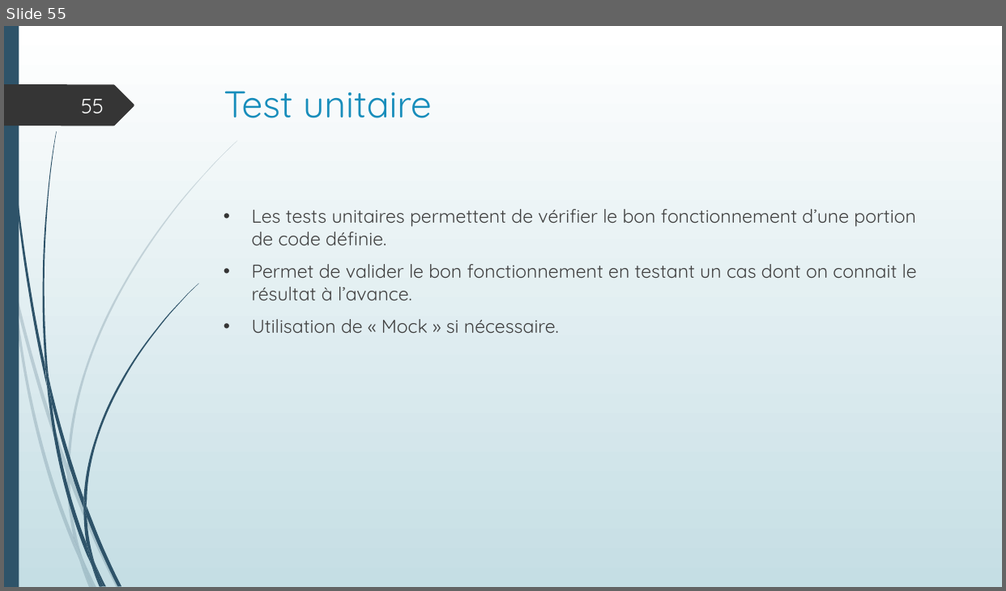
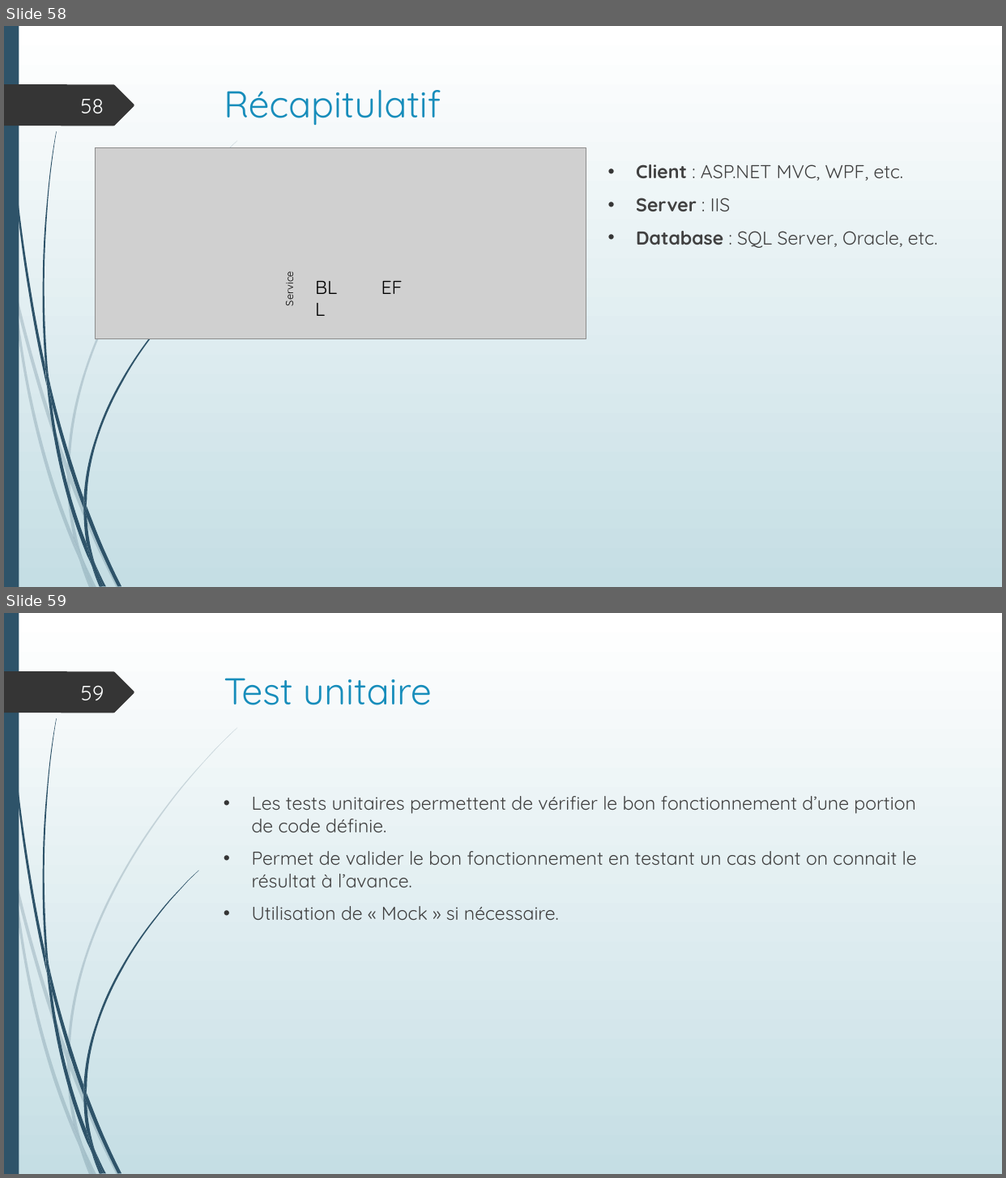
Before and after one commit to AdrienVacataireIUT/Cours, a slide deck: Cours 1er jalon.pptx. Shown one above the other, each under a label of ours: slide 55 before the commit, slides 58 and 59 after it. The pictures are 1006x591 and 1006x1178 pixels, drawn with LibreOffice and Linux fonts; fonts in the diff are those of the drawing; grey boxes stand for pictures. Boxes give left, top, right and bottom in pixels: in the first picture for what was removed or moved away, otherwise in the second. Text is boxed around its words. In the diff, an @@ line names an element or a change of style, - is before the commit and + after.

```diff
--- a/Cours 1er jalon.pptx
+++ b/Cours 1er jalon.pptx
@@ slide 58 added at [4, 26, 1002, 587], background gradient #FFFFFF to #C5DEE5; not listed: 24 template elements that a slide beside it also shows @@
@@ title added at [224, 90, 441, 125], 36 pt, text #178DBB @@
+Récapitulatif
@@ page number added at [81, 99, 104, 113], 20 pt, text #FEFFFF @@
+58
@@ picture added at [96, 148, 586, 339] @@
@@ text added at [636, 165, 938, 248], 18 pt, text #404040 @@
+• Client : ASP.NET MVC, WPF, etc.
+• Server : IIS
+• Database : SQL Server, Oracle, etc.
@@ text added at [281, 275, 296, 305], 10 pt, text #000000 @@
+Service
@@ text added at [308, 271, 354, 301], 18 pt, text #000000 @@
+BLL
@@ text added at [381, 281, 403, 294], 18 pt, text #000000 @@
+EF
@@ what was slide 55 is now slide 59 @@
@@ page number at [81, 685, 104, 700]: text changed @@
-55
+59
```
Also in this commit, not shown: 1 slide changed, 3 other slides added.
